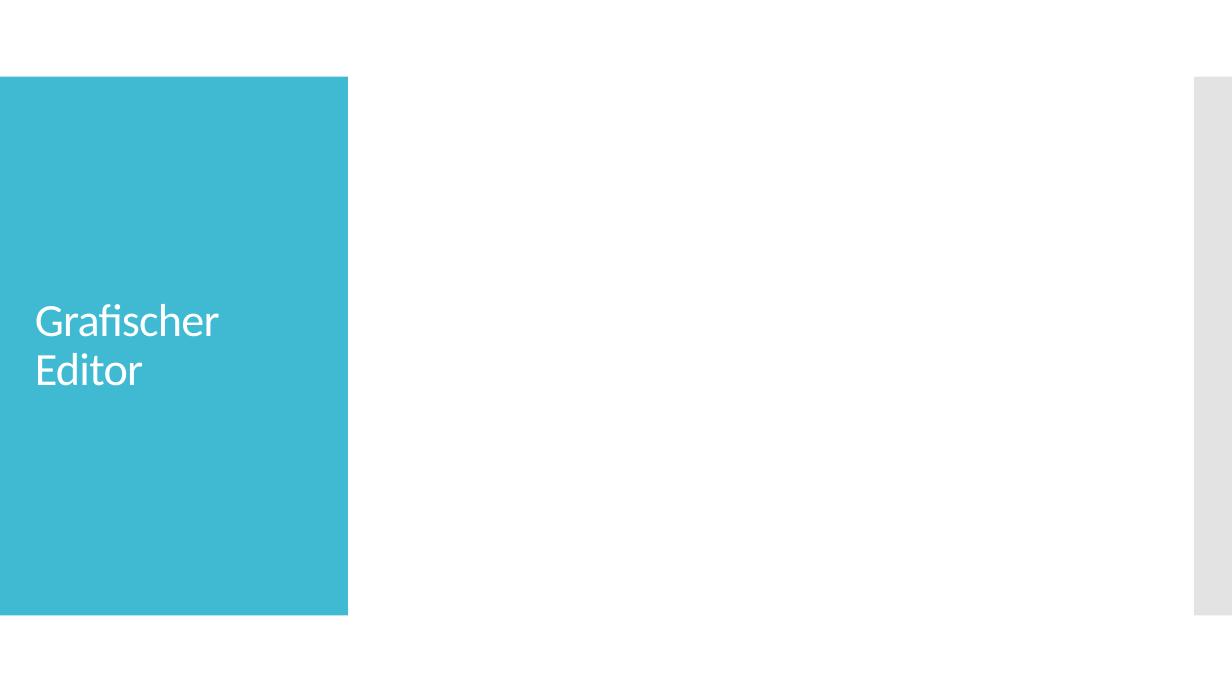
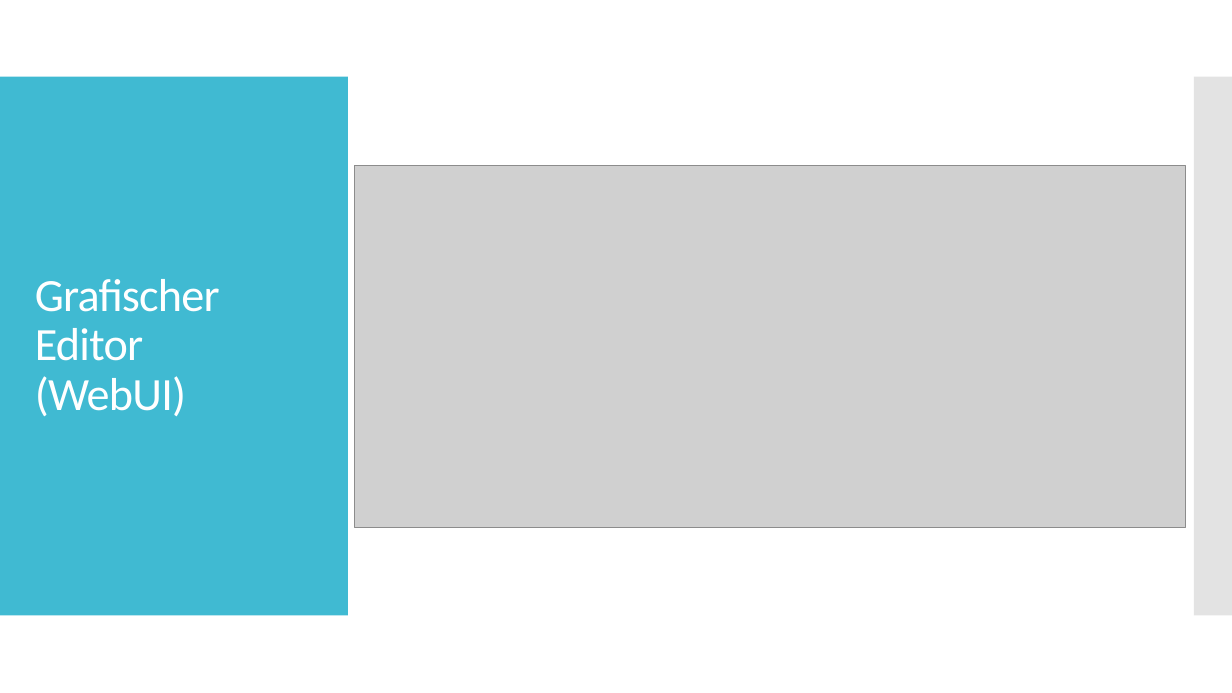
Before and after one commit to SebastianMandl/AEMS, a slide deck: slide 11 of Planung/Praesentationen/Praesentation_Firmentag.pptx (slide 8 before the commit). Drawn at 1232x693 pixels with LibreOffice and Linux fonts; fonts in the diff are those of the drawing; grey boxes stand for pictures. Boxes give left, top, right and bottom in pixels: in the first picture for what was removed or moved away, otherwise in the second. Text is boxed around its words. In the diff, an @@ line names an element or a change of style, - is before the commit and + after.

```diff
--- a/Planung/Praesentationen/Praesentation_Firmentag.pptx
+++ b/Planung/Praesentationen/Praesentation_Firmentag.pptx
@@ picture added at [355, 165, 1186, 527] @@
@@ title at [35, 279, 220, 416]: text changed @@
-Grafischer Editor
+Grafischer Editor
+(WebUI)
```
Also in this commit, not shown: 1 other slide changed, 5 slides added, 2 other files.
